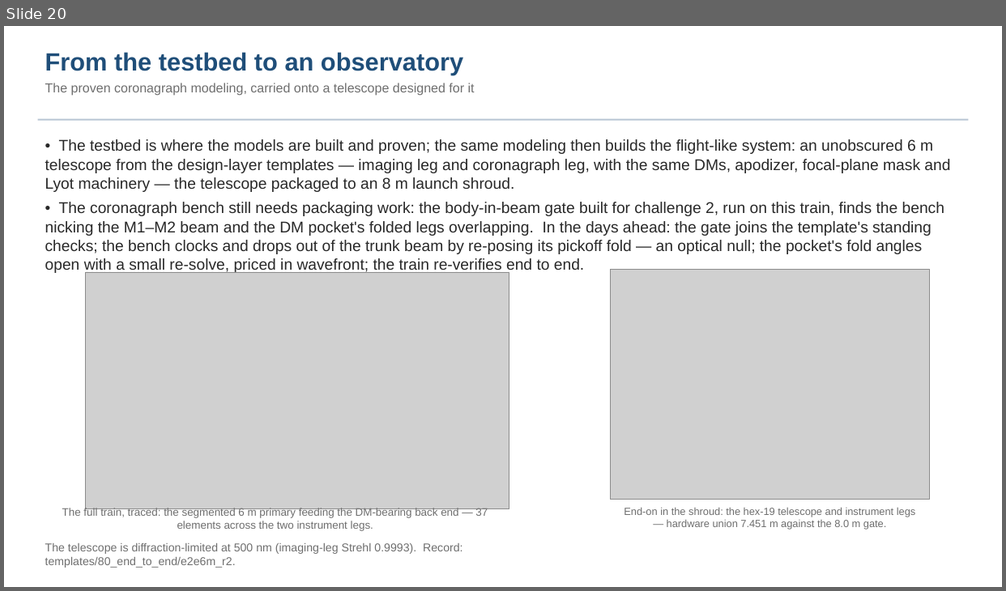
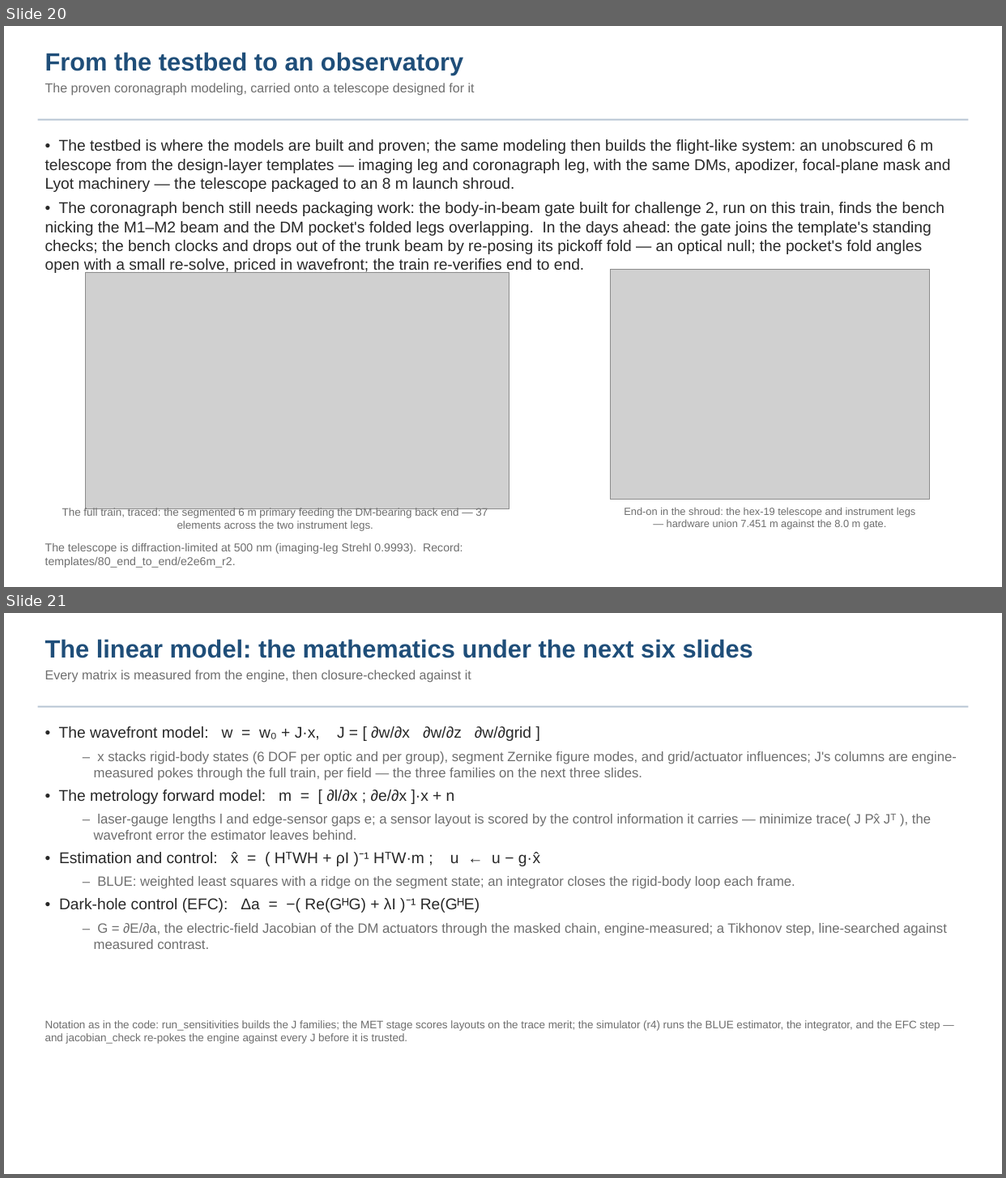
Before and after one commit to nasa-jpl/macos, a slide deck: demo_session/baseline_pass3.pptx. Shown one above the other, each under a label of ours: slide 20 before the commit, slides 20 and 21 after it. The pictures are 1006x591 and 1006x1178 pixels, drawn with LibreOffice and Linux fonts; fonts in the diff are those of the drawing; grey boxes stand for pictures. Boxes give left, top, right and bottom in pixels: in the first picture for what was removed or moved away, otherwise in the second. Text is boxed around its words. In the diff, an @@ line names an element or a change of style, - is before the commit and + after.

```diff
--- a/demo_session/baseline_pass3.pptx
+++ b/demo_session/baseline_pass3.pptx
@@ slide 21 added at <box>4,613,1002,1174</box>, background #FFFFFF @@
@@ text added at <box>45,639,753,683</box>, 12.5 pt, text #6E6E6E @@
+The linear model: the mathematics under the next six slides
+Every matrix is measured from the engine, then closure-checked against it
@@ rectangle added at <box>38,706,968,707</box>, fill #B8C6D4 @@
@@ text added at <box>59,726,957,949</box>, 13 pt, text #6E6E6E @@
+• The wavefront model: w = w₀ + J·x, J = [ ∂w/∂x ∂w/∂z ∂w/∂grid ]
+– x stacks rigid-body states (6 DOF per optic and per group), segment Zernike figure modes, and grid/actuator influences; J's columns are engine-measured pokes through the full train, per field — the three families on the next three slides.
+• The metrology forward model: m = [ ∂l/∂x ; ∂e/∂x ]·x + n
+– laser-gauge lengths l and edge-sensor gaps e; a sensor layout is scored by the control information it carries — minimize trace( J Px̂ Jᵀ ), the wavefront error the estimator leaves behind.
+• Estimation and control: x̂ = ( HᵀWH + ρI )⁻¹ HᵀW·m ; u ← u − g·x̂
+– BLUE: weighted least squares with a ridge on the segment state; an integrator closes the rigid-body loop each frame.
+• Dark-hole control (EFC): Δa = −( Re(GᴴG) + λI )⁻¹ Re(GᴴE)
+– G = ∂E/∂a, the electric-field Jacobian of the DM actuators through the masked chain, engine-measured; a Tikhonov step, line-searched against measured contrast.
@@ text added at <box>45,1020,940,1044</box>, 10.5 pt, text #6E6E6E @@
+Notation as in the code: run_sensitivities builds the J families; the MET stage scores layouts on the trace merit; the simulator (r4) runs the BLUE estimator, the integrator, and the EFC step — and jacobian_check re-pokes the engine against every J before it is trusted.
```
Also in this commit, not shown: 3 other files.
